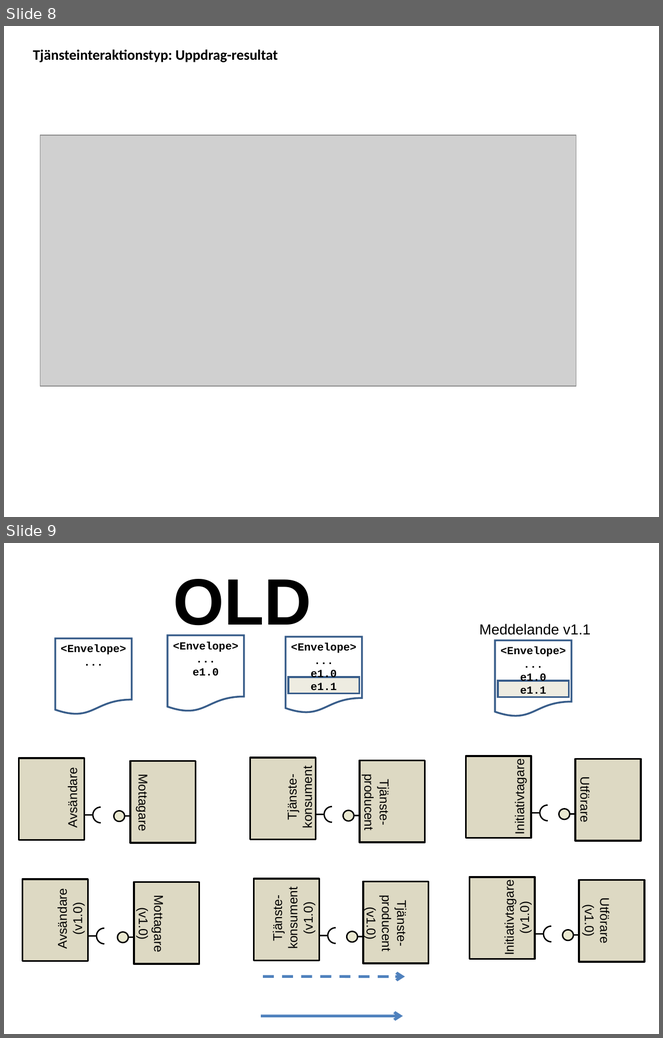
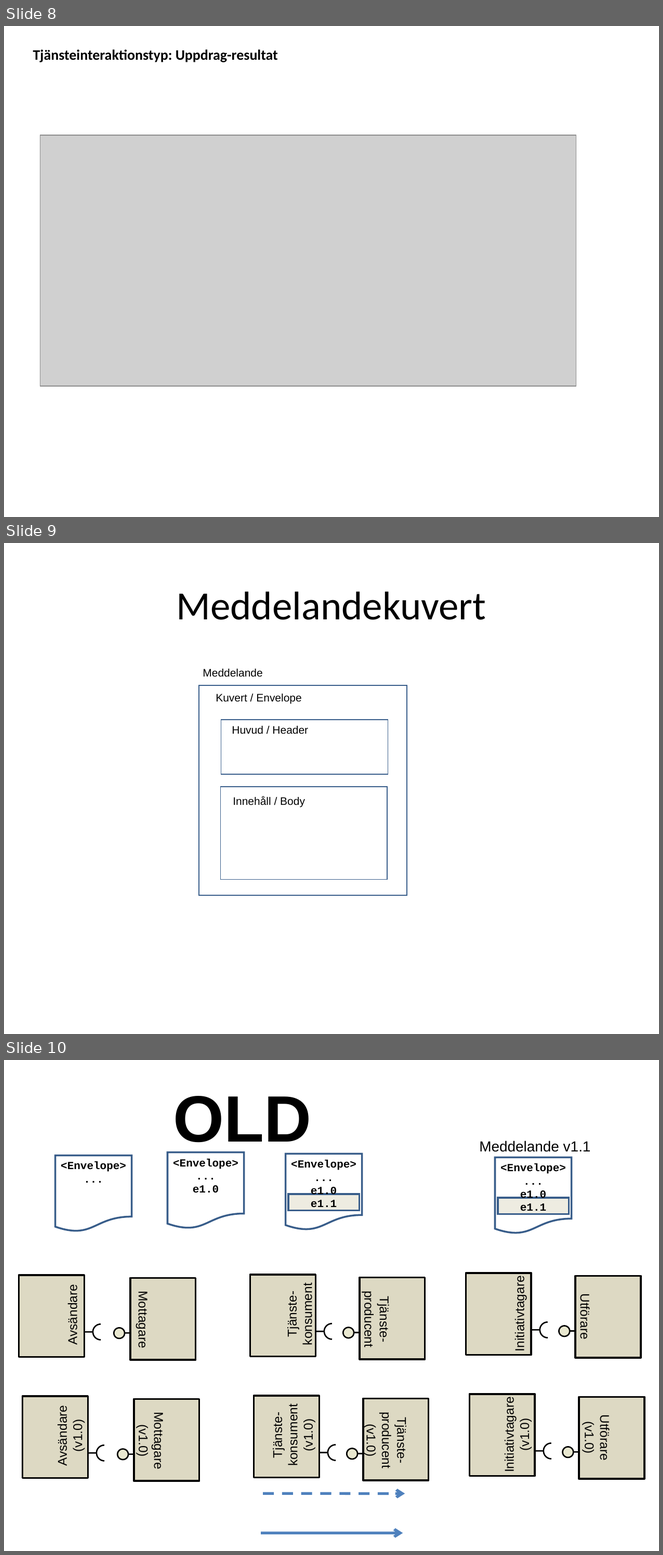
Before and after one commit to admstar/rivta, a slide deck: doc/arbetsdokument/RIV-förvaltning, Illustrationer.ppt. Shown one above the other, each under a label of ours: slides 8 and 9 before the commit, slides 8, 9 and 10 after it. The pictures are 663x1038 and 663x1555 pixels, drawn with LibreOffice and Linux fonts; fonts in the diff are those of the drawing; grey boxes stand for pictures. Boxes give left, top, right and bottom in pixels: in the first picture for what was removed or moved away, otherwise in the second. Text is boxed around its words. In the diff, an @@ line names an element or a change of style, - is before the commit and + after.

```diff
--- a/doc/arbetsdokument/RIV-förvaltning, Illustrationer.ppt
+++ b/doc/arbetsdokument/RIV-förvaltning, Illustrationer.ppt
@@ slide 9 added at bbox=[4, 543, 659, 1034], background #FFFFFF @@
@@ title added at bbox=[176, 591, 486, 620], 44 pt, text #000000 @@
+Meddelandekuvert
@@ text added at bbox=[203, 668, 262, 677], 12 pt, text #000000 @@
+Meddelande
@@ rectangle added at bbox=[199, 685, 407, 896], outline #385D8A 0.99 pt @@
@@ text added at bbox=[216, 693, 301, 704], 12 pt, text #000000 @@
+Kuvert / Envelope
@@ rectangle added at bbox=[221, 720, 388, 774], outline #385D8A 0.99 pt @@
@@ text added at bbox=[232, 726, 308, 734], 12 pt, text #000000 @@
+Huvud / Header
@@ rectangle added at bbox=[221, 787, 388, 880], outline #385D8A 0.99 pt @@
@@ text added at bbox=[233, 797, 305, 808], 12 pt, text #000000 @@
+Innehåll / Body
@@ what was slide 9 is now slide 10 @@
```
Also in this commit, not shown: 4 slides changed.
